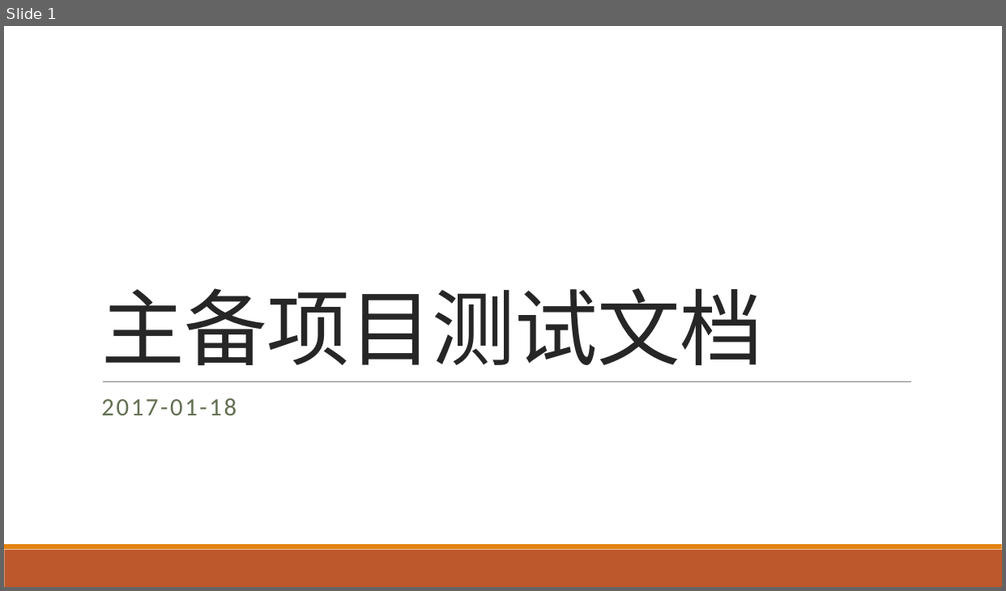
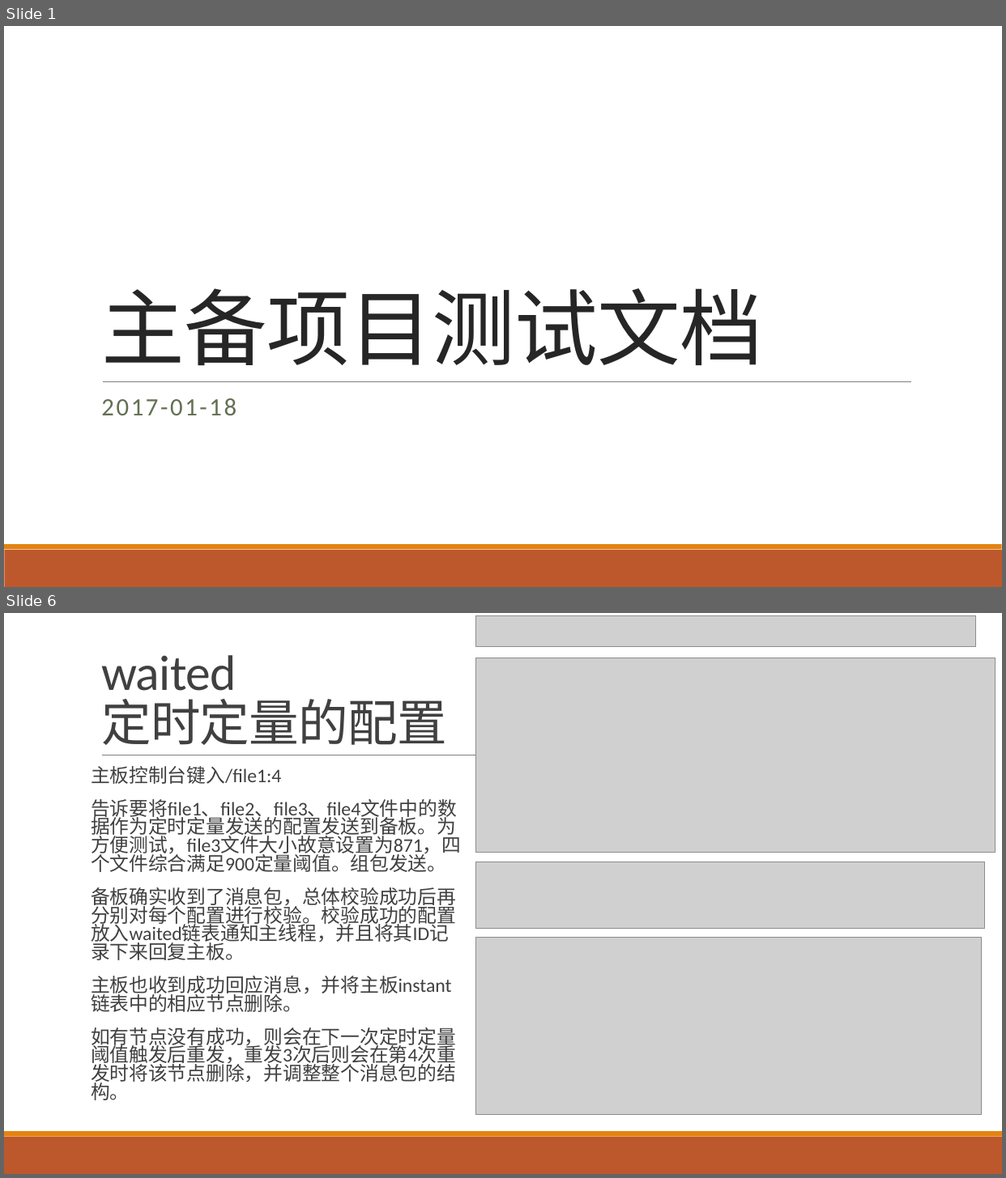
Before and after one commit to gcy346447065/reliable_sync, a slide deck: 测试记录.pptx. Shown one above the other, each under a label of ours: slide 1 before the commit, slides 1 and 6 after it; the slides between them are not shown. The pictures are 1006x591 and 1006x1178 pixels, drawn with LibreOffice and Linux fonts; fonts in the diff are those of the drawing; grey boxes stand for pictures. Boxes give left, top, right and bottom in pixels: in the first picture for what was removed or moved away, otherwise in the second. Text is boxed around its words. In the diff, an @@ line names an element or a change of style, - is before the commit and + after.

```diff
--- a/测试记录.pptx
+++ b/测试记录.pptx
@@ slide 6 added at box(4, 613, 1002, 1174), background #FFFFFF; not listed: 2 template elements that a slide beside it also shows @@
@@ picture added at box(475, 616, 976, 647) @@
@@ title added at box(101, 655, 447, 745), 48 pt, text #404040 @@
+waited
+定时定量的配置
@@ picture added at box(475, 658, 995, 853) @@
@@ line added from (102, 756) to (918, 756), #808080 0.5 pt @@
@@ text added at box(91, 766, 461, 1101), 18.5 pt, text #404040 @@
+  主板控制台键入/file1:4
+  告诉要将file1、file2、file3、file4文件中的数据作为定时定量发送的配置发送到备板。为方便测试，file3文件大小故意设置为871，四个文件综合满足900定量阈值。组包发送。
+  备板确实收到了消息包，总体校验成功后再分别对每个配置进行校验。校验成功的配置放入waited链表通知主线程，并且将其ID记录下来回复主板。
+  主板也收到成功回应消息，并将主板instant链表中的相应节点删除。
+  如有节点没有成功，则会在下一次定时定量阈值触发后重发，重发3次后则会在第4次重发时将该节点删除，并调整整个消息包的结构。
@@ picture added at box(475, 862, 985, 929) @@
@@ picture added at box(475, 938, 982, 1114) @@
```
Also in this commit, not shown: 1 slide changed, 3 other slides added, 3 slides removed.
